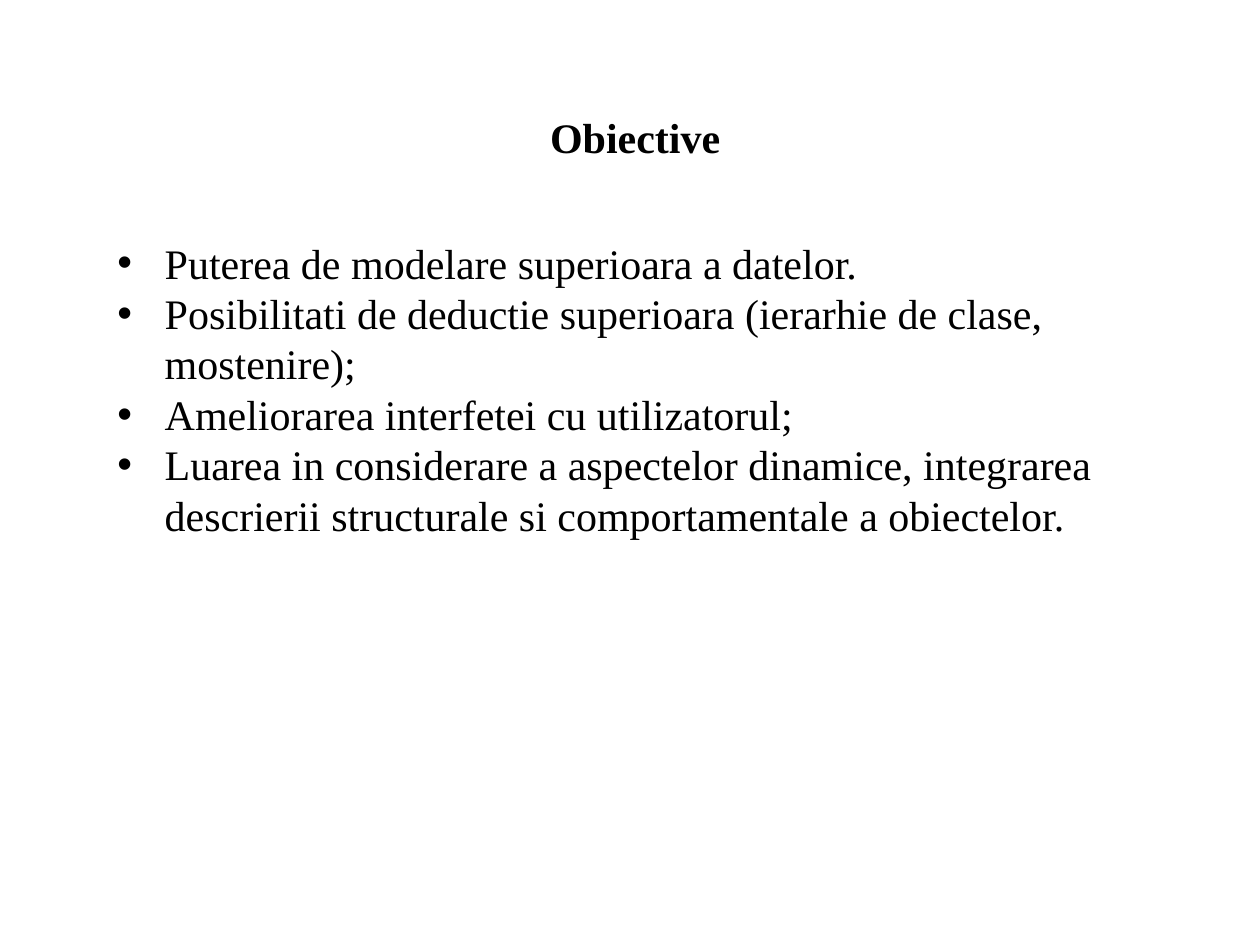
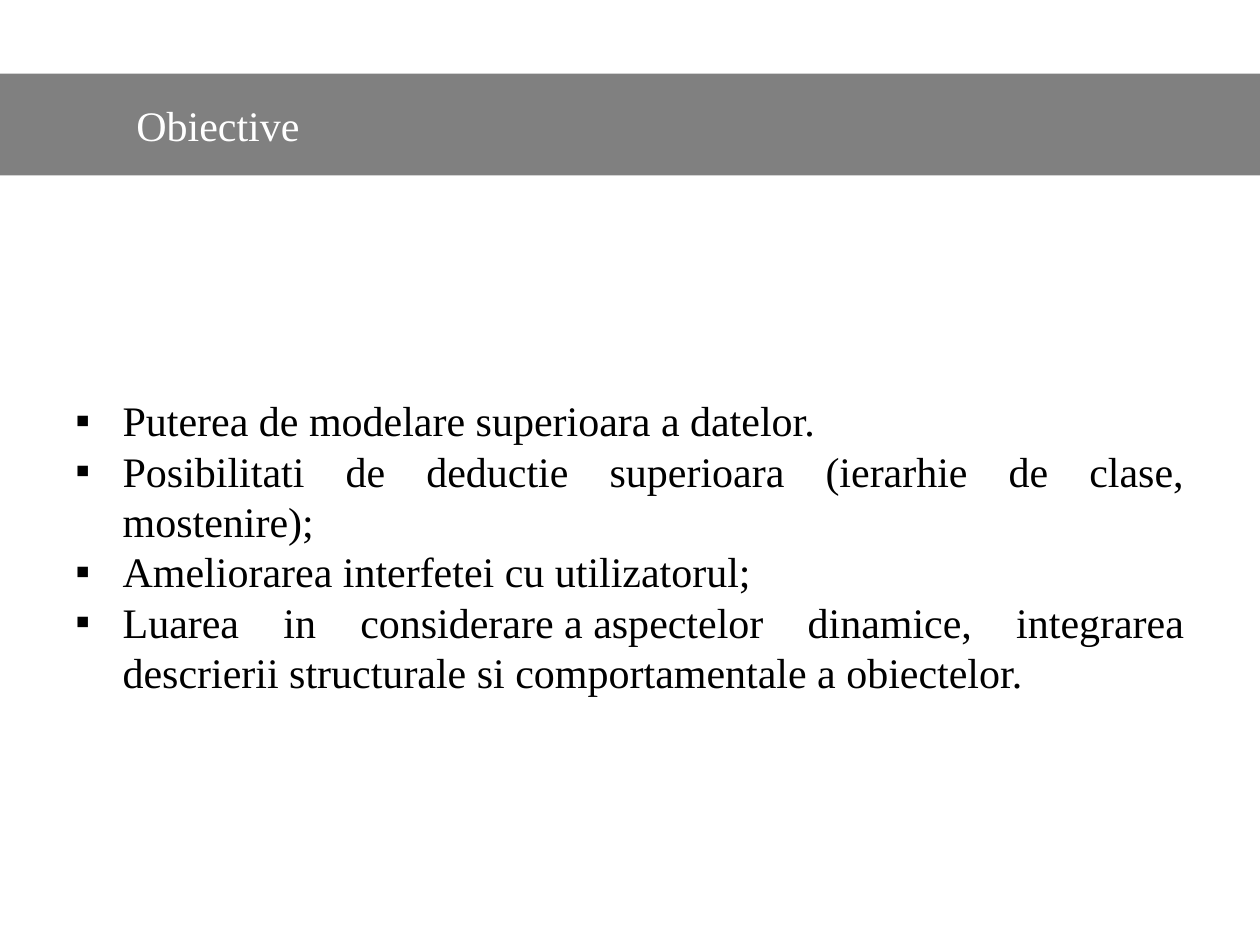
Before and after one commit to Dani25/BDOO, a slide deck: slide 7 of bdoo.pptx. Drawn at 1260x945 pixels with LibreOffice and Linux fonts; fonts in the diff are those of the drawing. Boxes give left, top, right and bottom in pixels: in the first picture for what was removed or moved away, otherwise in the second. Text is boxed around its words. In the diff, an @@ line names an element or a change of style, - is before the commit and + after.

Commit message:
Update design

```diff
--- a/bdoo.pptx
+++ b/bdoo.pptx
@@ rectangle "Obiective": place and size @@
-rectangle "Obiective" at <box>550,124,720,154</box>
+rectangle "Obiective" at <box>0,73,1260,175</box>
@@ rectangle "Obiective" at <box>0,73,1260,175</box>: text colour #000000 to #FFFFFF, bold off; alignment centre to left; vertical alignment top to middle; fill none to #808080 @@
@@ text "Puterea de modelare superioara a ...": place and size @@
-text "Puterea de modelare superioara a ..." at <box>165,250,1091,540</box>
+text "Puterea de modelare superioara a ..." at <box>123,407,1184,697</box>
@@ text "Puterea de modelare superioara a ..." at <box>123,407,1184,697</box>: alignment left to justified; bullet • to ▪ @@
```
Also in this commit, not shown: 20 other slides changed, 2 slides added, 2 slides removed.
